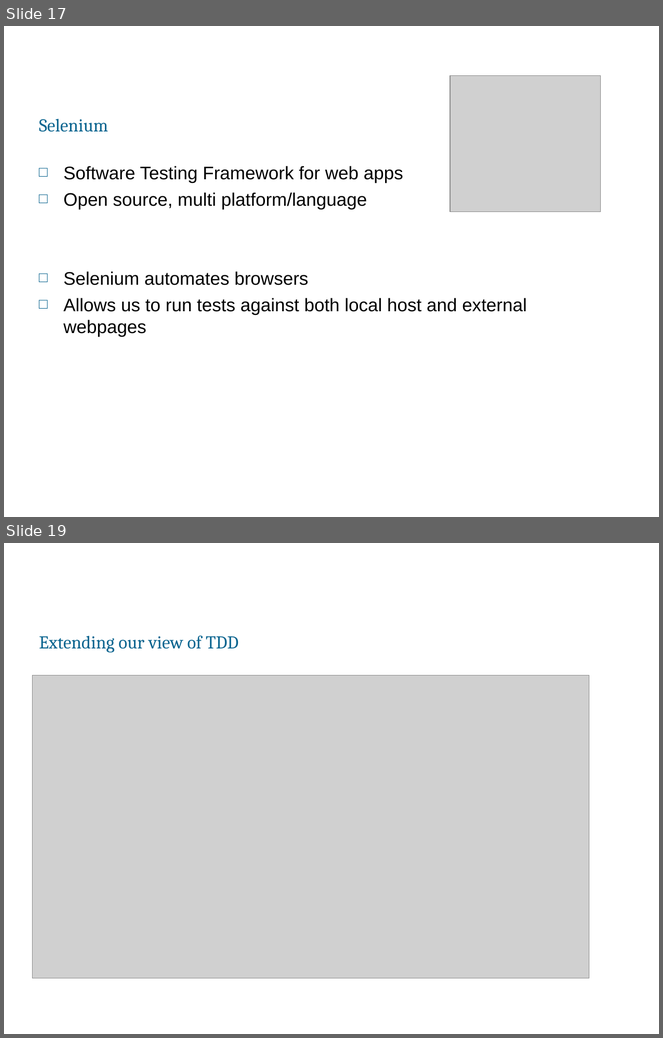
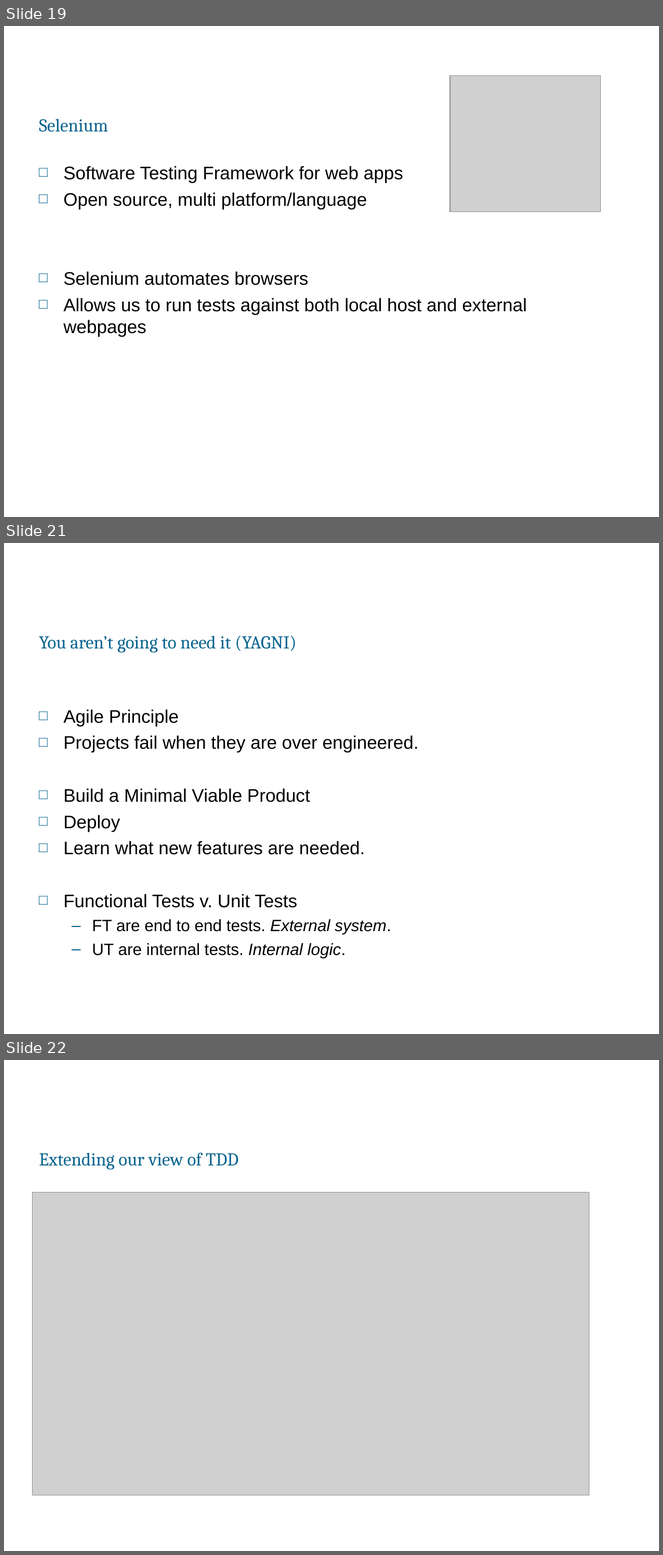
Before and after one commit to mouroboros/python_exercises, a slide deck: TDD.ppt. Shown one above the other, each under a label of ours: slides 17 and 19 before the commit, slides 19, 21 and 22 after it; the slides between them are not shown. The pictures are 663x1038 and 663x1555 pixels, drawn with LibreOffice and Linux fonts; fonts in the diff are those of the drawing; grey boxes stand for pictures; background and template pictures are left out. Boxes give left, top, right and bottom in pixels: in the first picture for what was removed or moved away, otherwise in the second. Text is boxed around its words. In the diff, an @@ line names an element or a change of style, - is before the commit and + after.

```diff
--- a/TDD.ppt
+++ b/TDD.ppt
@@ slide 21 added at bbox=[4, 543, 659, 1034], background picture (left out) @@
@@ title added at bbox=[39, 636, 296, 653], 20 pt, text #0A648F @@
+You aren’t going to need it (YAGNI)
@@ text added at bbox=[63, 709, 419, 958], 20 pt, text #000000 @@
+□ Agile Principle
+□ Projects fail when they are over engineered.
+□ Build a Minimal Viable Product
+□ Deploy
+□ Learn what new features are needed.
+□ Functional Tests v. Unit Tests
+  – FT are end to end tests. External system.
+  – UT are internal tests. Internal logic.
@@ what was slide 17 is now slide 19 @@
@@ what was slide 19 is now slide 22 @@
```
Also in this commit, not shown: 5 slides changed, 3 other slides added, 4 other files.
